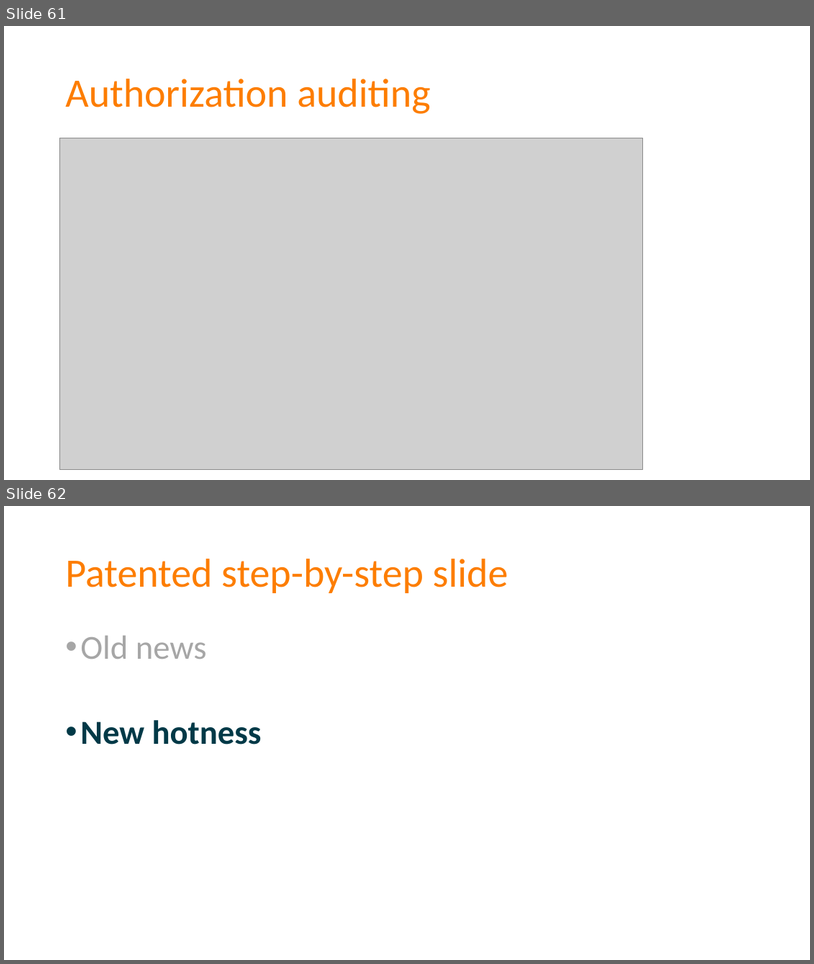
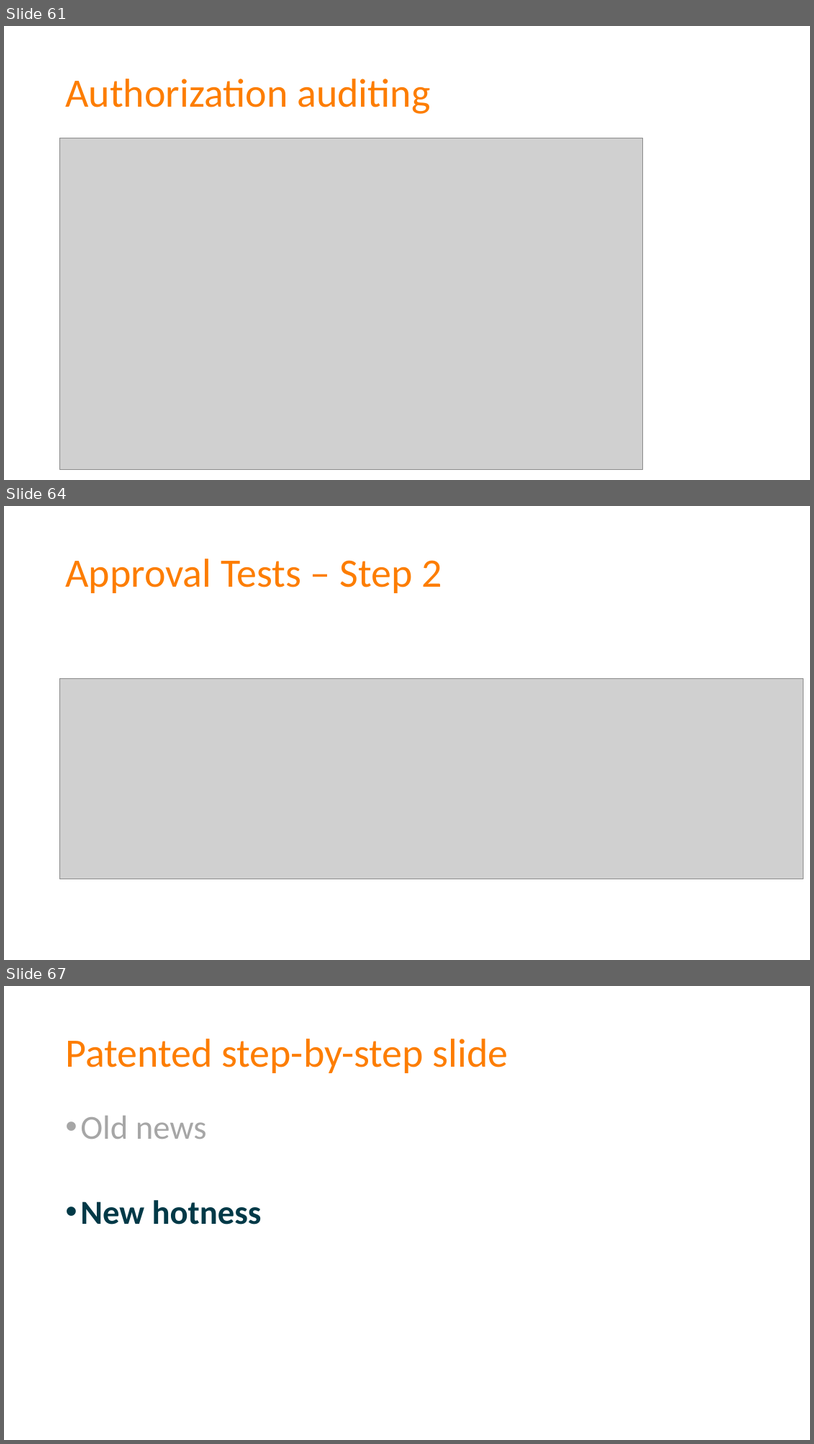
Before and after one commit to spetryjohnson/Talk---Dont-Write-Secure-Code-Design-Secure-Systems, a slide deck: Secure Systems - CodeMash 2017.pptx. Shown one above the other, each under a label of ours: slides 61 and 62 before the commit, slides 61, 64 and 67 after it; the slides between them are not shown. The pictures are 814x964 and 814x1444 pixels, drawn with LibreOffice and Linux fonts; fonts in the diff are those of the drawing; grey boxes stand for pictures. Boxes give left, top, right and bottom in pixels: in the first picture for what was removed or moved away, otherwise in the second. Text is boxed around its words. In the diff, an @@ line names an element or a change of style, - is before the commit and + after.

Commit message:
Added some Approval Tests stuff

```diff
--- a/Secure Systems - CodeMash 2017.pptx
+++ b/Secure Systems - CodeMash 2017.pptx
@@ slide 64 added at (4,506,810,960), background #FFFFFF @@
@@ title added at (65,559,442,593), 48 pt, text #FD7D00 @@
+Approval Tests – Step 2
@@ picture added at (59,678,804,879) @@
@@ what was slide 62 is now slide 67 @@
```
Also in this commit, not shown: 4 other slides added, 1 other file.
